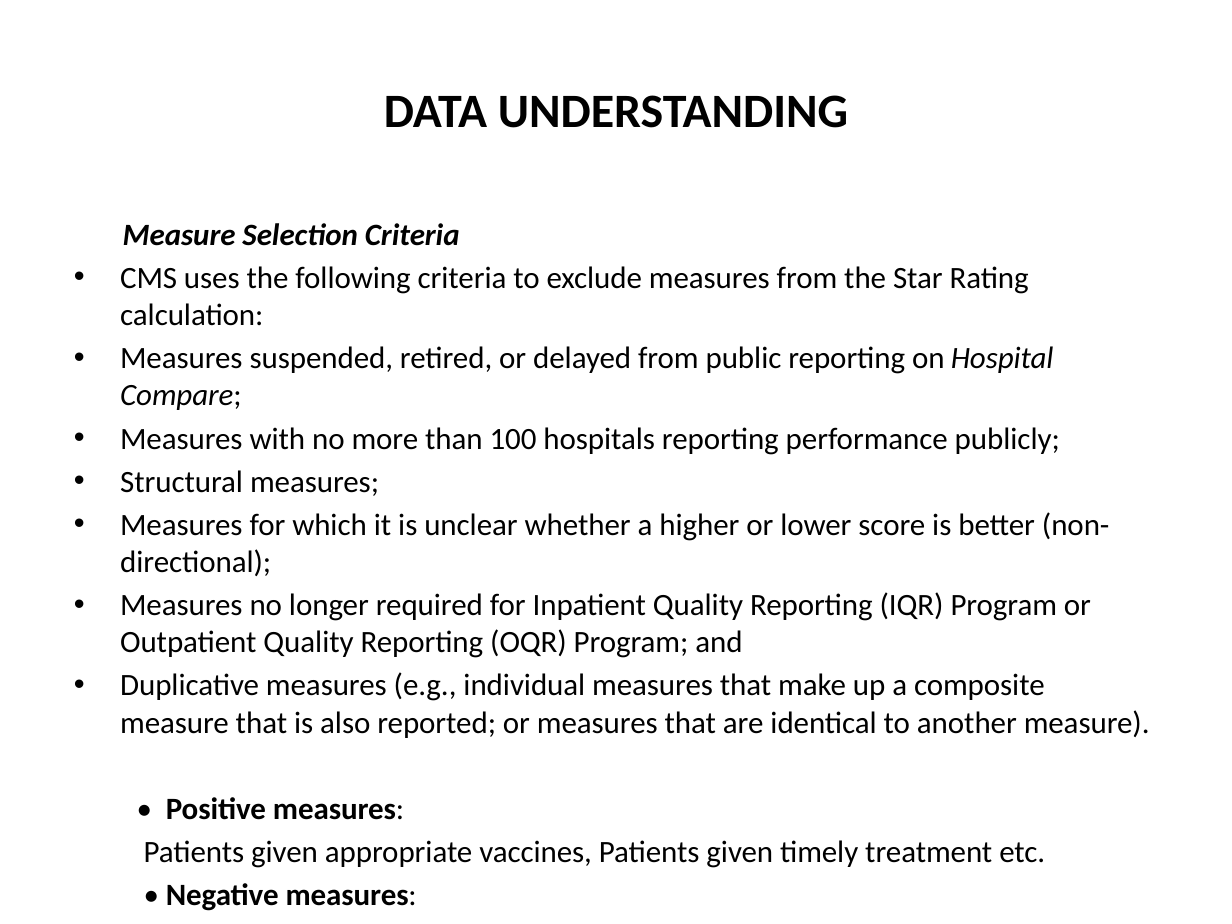
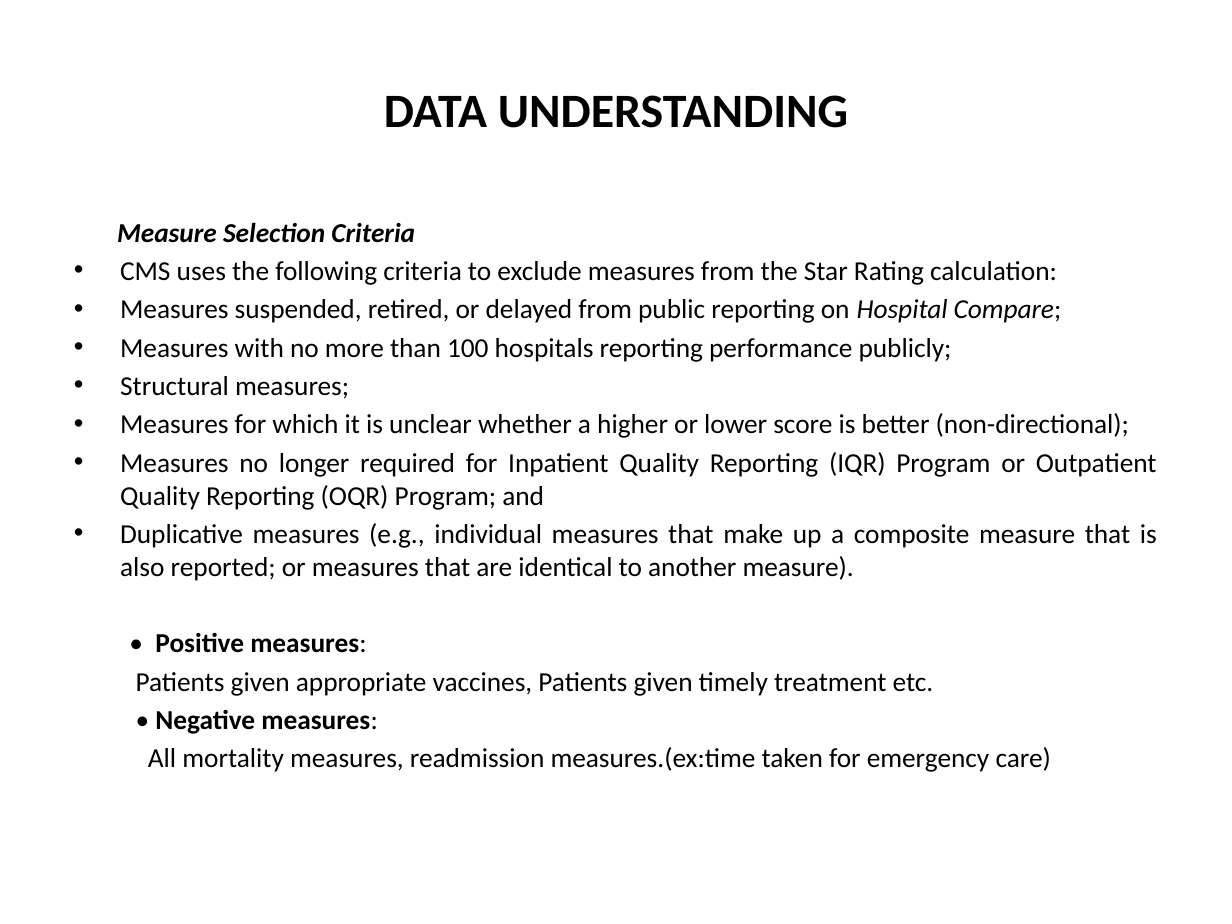
Before and after one commit to Prathyusha-Akundi/CMS_Hospital_Rating, a slide deck: slide 5 of CMS STAR-RATING.pptx. Drawn at 1232x924 pixels with LibreOffice and Linux fonts; fonts in the diff are those of the drawing. Boxes give left, top, right and bottom in pixels: in the first picture for what was removed or moved away, otherwise in the second. Text is boxed around its words. In the diff, an @@ line names an element or a change of style, - is before the commit and + after.

Commit message:
formatting

```diff
--- a/CMS STAR-RATING.pptx
+++ b/CMS STAR-RATING.pptx
@@ text "Measure Selection Criteria" at [117,222,1157,772]: size 18.1 to 16 pt; alignment left to justified @@
```
Also in this commit, not shown: 11 other slides changed, 3 slides added.
